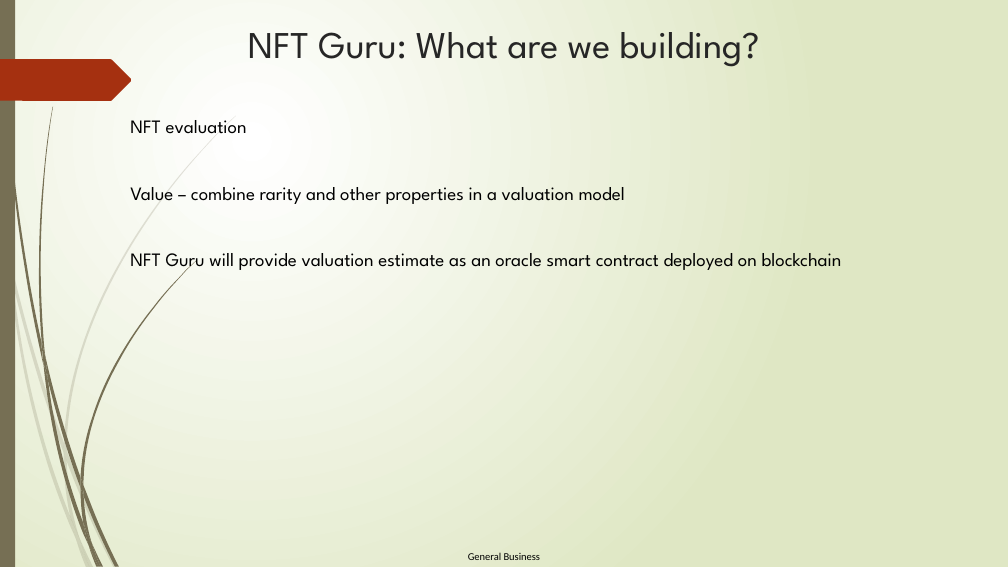
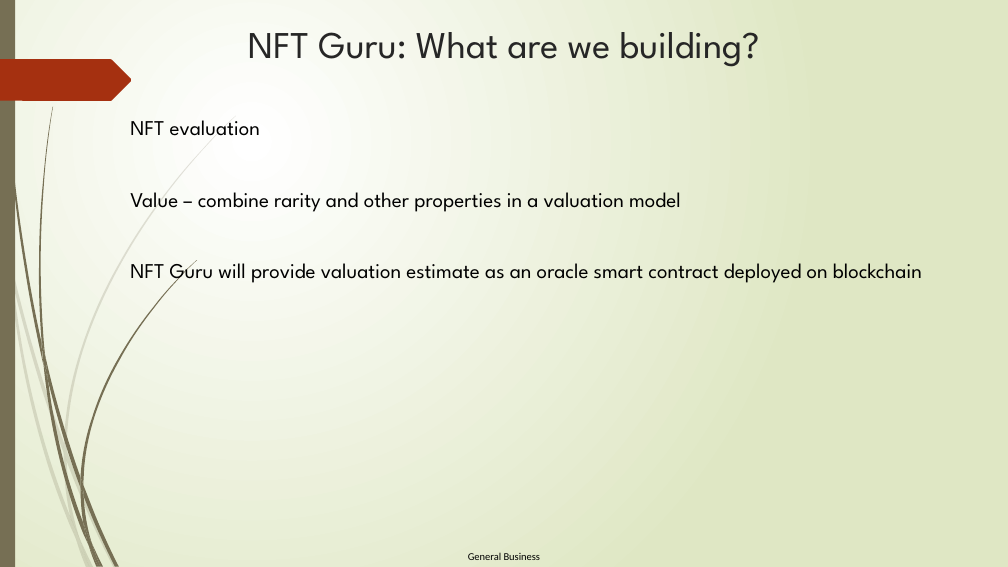
Before and after one commit to pedrobeirao/NFTGuru, a slide deck: slide 2 of NFT Guru.pptx. Drawn at 1008x567 pixels with LibreOffice and Linux fonts; fonts in the diff are those of the drawing. Boxes give left, top, right and bottom in pixels: in the first picture for what was removed or moved away, otherwise in the second. Text is boxed around its words. In the diff, an @@ line names an element or a change of style, - is before the commit and + after.

```diff
--- a/NFT Guru.pptx
+++ b/NFT Guru.pptx
@@ text "NFT evaluation" at bbox=[130, 120, 922, 285]: size 18 to 20 pt @@
```
Also in this commit, not shown: 3 other slides changed.
